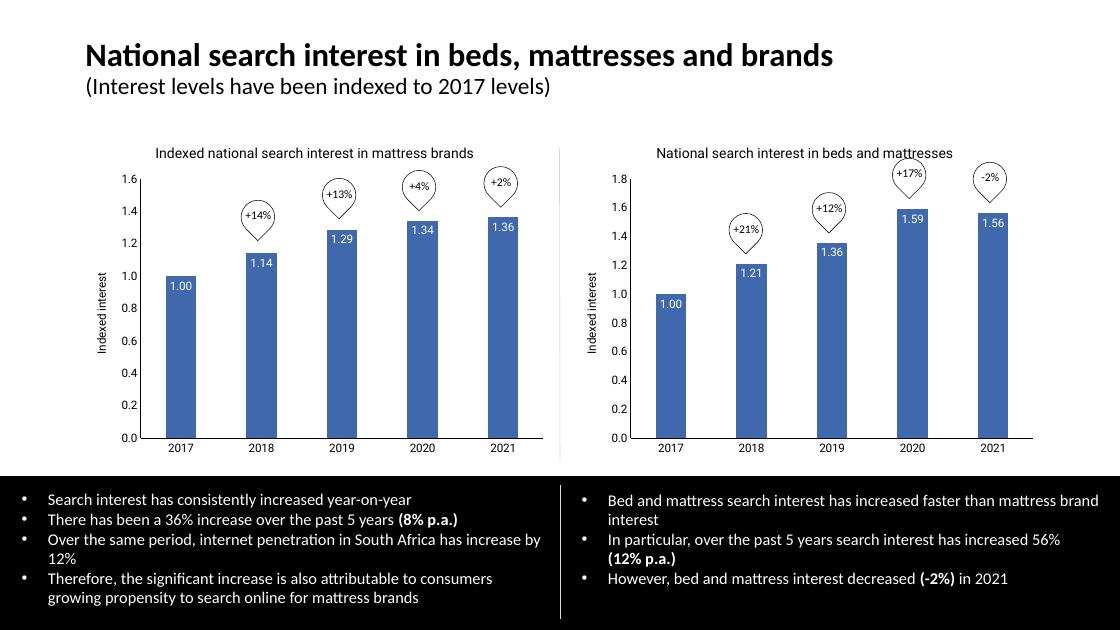
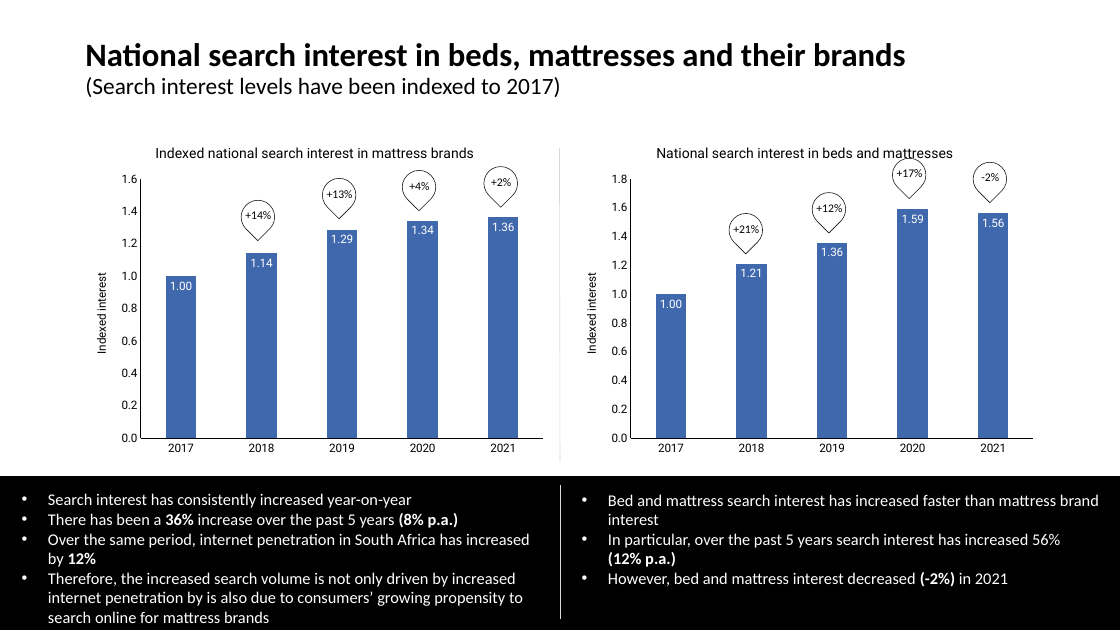
Before and after one commit to twdobson/mattress-trends, a slide deck: slide 8 of Bravo report - 20210123.pptx. Drawn at 1120x630 pixels with LibreOffice and Linux fonts; fonts in the diff are those of the drawing. Boxes give left, top, right and bottom in pixels: in the first picture for what was removed or moved away, otherwise in the second. Text is boxed around its words. In the diff, an @@ line names an element or a change of style, - is before the commit and + after.

```diff
--- a/Bravo report - 20210123.pptx
+++ b/Bravo report - 20210123.pptx
@@ title at (x1=85, y1=43, x2=906, y2=97): text changed @@
-National search interest in beds, mattresses and brands
-(Interest levels have been indexed to 2017 levels)
+National search interest in beds, mattresses and their brands
+(Search interest levels have been indexed to 2017)
@@ text at (x1=48, y1=533, x2=530, y2=623): text changed @@
-• Over the same period, internet penetration in South Africa has increase by 12%
-• Therefore, the significant increase is also attributable to consumers growing propensity to search online for mattress brands
+• Over the same period, internet penetration in South Africa has increased by 12%
+• Therefore, the increased search volume is not only driven by increased internet penetration by is also due to consumers’ growing propensity to search online for mattress brands
@@ text at (x1=48, y1=513, x2=459, y2=528): bold on in "36%" @@
```
Also in this commit, not shown: 11 other slides changed, 19 slides removed, 1 other file.
